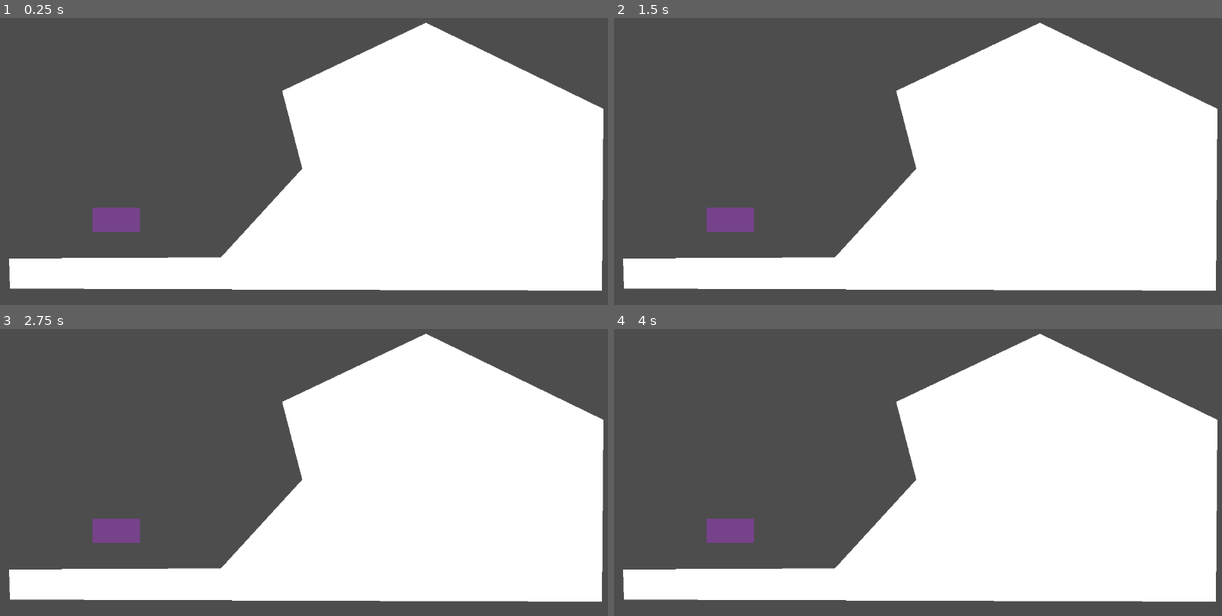
Above: before the commit, frames 1-4 (two rows, left to right).
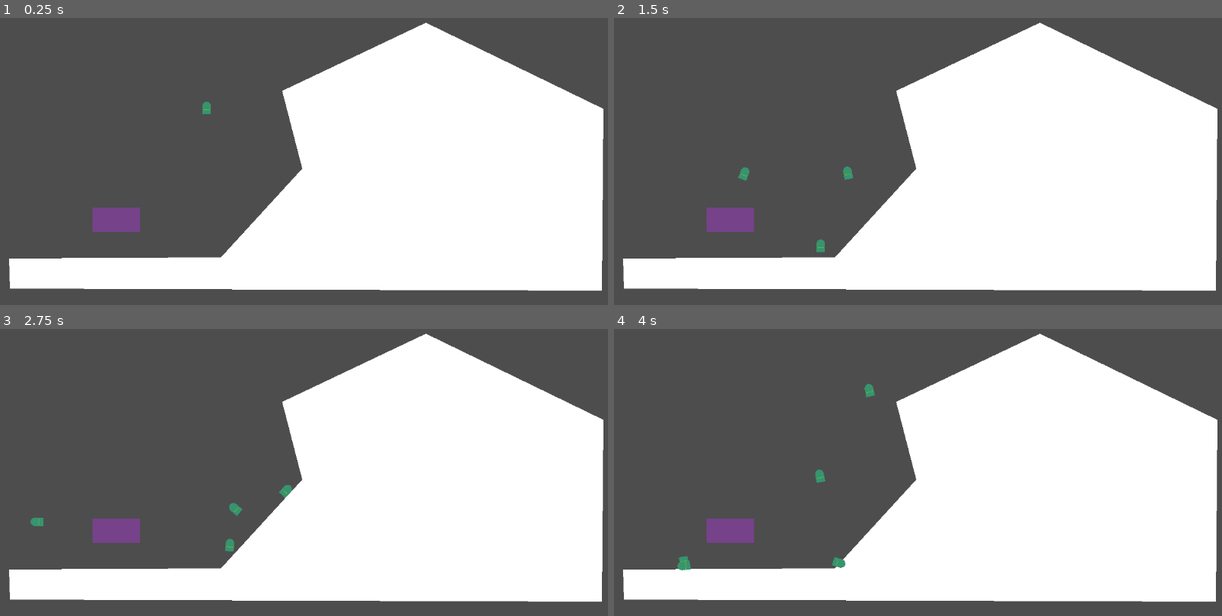
Above: after the commit, the same moments.

Repository: Jacob-Hawksley/Bugs
Game: Godot game, scene res://main.tscn
Same seed, same stepped clock (60 frames per second), same inputs: the game is played once before the commit and once after it.
Inputs (mouse positions are in pixels of both pictures, inside the frame that each line leads up to):
- Up to frame 1 (0.25 s): no input
- Up to frame 2 (1.5 s): tap Enter at 0.5 s; move the mouse to (1051, 115) at 0.52 s; tap Space (shoot) at 0.6, 1.35 s; move the mouse to (796, 150) at 1.27 s
- Up to frame 3 (2.75 s): move the mouse to (364, 369) at 2.02 s; tap Space (shoot) at 2.1 s
- Up to frame 4 (4 s): move the mouse to (887, 512) at 2.77 s; tap Space (shoot) at 2.85, 3.6 s; move the mouse to (1100, 495) at 3.52 s

The runs differ from the first frame. In frame 1, less than 0.1% of the frame differs, in the area x 33-35%, y 29-34%; in frame 2, 0.2%; in frame 3, 0.2%; in frame 4, 0.3%, in the area x 10-43%, y 19-85%.

Commit message:
Made the rockets move and added aiming

Diff:
--- a/bugs/ant.gd
+++ b/bugs/ant.gd
@@ -1,11 +1,14 @@
 extends CharacterBody2D
 @export var rocket: PackedScene = preload("res://rocket.tscn")
+@onready var marker = $Marker2D
 
 func _process(delta: float) -> void:
 	if Input.is_action_just_pressed("shoot"):
 		shoot()
+	marker.rotate(marker.get_angle_to(get_local_mouse_position()))
+	marker.rotation += PI / 2
 
 func shoot():
 	var r = rocket.instantiate()
 	owner.add_child(r)
-	r.global_transform = $Marker2D.global_transform
+	r.transform = marker.global_transform
--- a/bugs/ant.tscn
+++ b/bugs/ant.tscn
@@ -26,3 +26,4 @@
 
 [node name="Marker2D" type="Marker2D" parent="."]
 position = Vector2(0, -230)
+rotation = 1.5708
--- a/bugs/main.tscn
+++ b/bugs/main.tscn
@@ -1,7 +1,8 @@
-[gd_scene load_steps=3 format=3 uid="uid://bxaj285qb8dbd"]
+[gd_scene load_steps=4 format=3 uid="uid://bxaj285qb8dbd"]
 
 [ext_resource type="Script" uid="uid://dfseyuf3qknbb" path="res://main.gd" id="1_ig7tw"]
 [ext_resource type="PackedScene" uid="uid://8jyahvu604mu" path="res://ant.tscn" id="2_0xm2m"]
+[ext_resource type="PackedScene" uid="uid://b6ygoabtok1m0" path="res://rocket.tscn" id="3_h2yge"]
 
 [node name="Main" type="Node"]
 script = ExtResource("1_ig7tw")
@@ -12,9 +13,14 @@
 polygon = PackedVector2Array(534, 243, 806, 114, 1142, 277, 1139, 621, 19, 617, 17, 560, 418, 558, 572, 390)
 
 [node name="StaticBody2D" type="StaticBody2D" parent="Terrain"]
+collision_layer = 3
+collision_mask = 3
 
 [node name="CollisionPolygon2D" type="CollisionPolygon2D" parent="Terrain/StaticBody2D"]
 polygon = PackedVector2Array(534, 243, 806, 114, 1142, 277, 1139, 621, 19, 617, 17, 560, 418, 558, 572, 390)
 
 [node name="Ant" parent="." instance=ExtResource("2_0xm2m")]
 position = Vector2(220, 487)
+
+[node name="Rocket" parent="." instance=ExtResource("3_h2yge")]
+position = Vector2(391, 397)
--- a/bugs/rocket.gd
+++ b/bugs/rocket.gd
@@ -1,3 +1,12 @@
 extends RigidBody2D
-func _ready() -> void:
-	angular_velocity = 300
+@onready var explosioncollision = $Explosion/CollisionShape2D
+func _physics_process(delta: float) -> void:
+	move_local_y(-10)
+
+
+func _on_body_entered(body: Node) -> void:
+	print('a')
+	explosioncollision.disabled = false
+	visible = false
+	await get_tree().create_timer(1)
+	queue_free()
--- a/bugs/rocket.tscn
+++ b/bugs/rocket.tscn
@@ -1,18 +1,39 @@
-[gd_scene load_steps=3 format=3 uid="uid://b6ygoabtok1m0"]
+[gd_scene load_steps=5 format=3 uid="uid://b6ygoabtok1m0"]
 
 [ext_resource type="Script" uid="uid://w2kepeboipgc" path="res://rocket.gd" id="1_fj03e"]
+[ext_resource type="Texture2D" uid="uid://b12anx5fvpxpe" path="res://rocket.png" id="2_5gt1y"]
 
 [sub_resource type="CircleShape2D" id="CircleShape2D_fj03e"]
 radius = 173.026
+
+[sub_resource type="SpriteFrames" id="SpriteFrames_r2l15"]
+animations = [{
+"frames": [{
+"duration": 1.0,
+"texture": ExtResource("2_5gt1y")
+}],
+"loop": true,
+"name": &"default",
+"speed": 5.0
+}]
 
 [node name="Rocket" type="RigidBody2D"]
 z_index = 1
 script = ExtResource("1_fj03e")
 
 [node name="CollisionPolygon2D" type="CollisionPolygon2D" parent="."]
+scale = Vector2(0.25, 0.25)
 polygon = PackedVector2Array(-33, 48, -33, 16, -28, 16, -28, 12, -33, 12, -33, -18, -24, -37, -9, -46, 0, -48, 9, -47, 17, -43, 26, -34, 32, -22, 33, -18, 33, 12, 28, 12, 28, 16, 33, 16, 33, 48)
 
 [node name="Explosion" type="Area2D" parent="."]
+scale = Vector2(0.25, 0.25)
 
 [node name="CollisionShape2D" type="CollisionShape2D" parent="Explosion"]
 shape = SubResource("CircleShape2D_fj03e")
+disabled = true
+
+[node name="AnimatedSprite2D" type="AnimatedSprite2D" parent="."]
+scale = Vector2(0.25, 0.25)
+sprite_frames = SubResource("SpriteFrames_r2l15")
+
+[connection signal="body_entered" from="." to="." method="_on_body_entered"]
